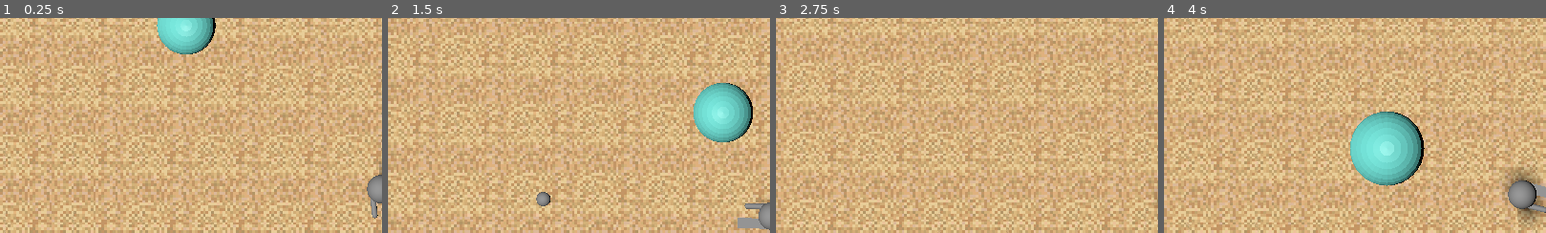
Above: before the commit, frames 1-4 (left to right).
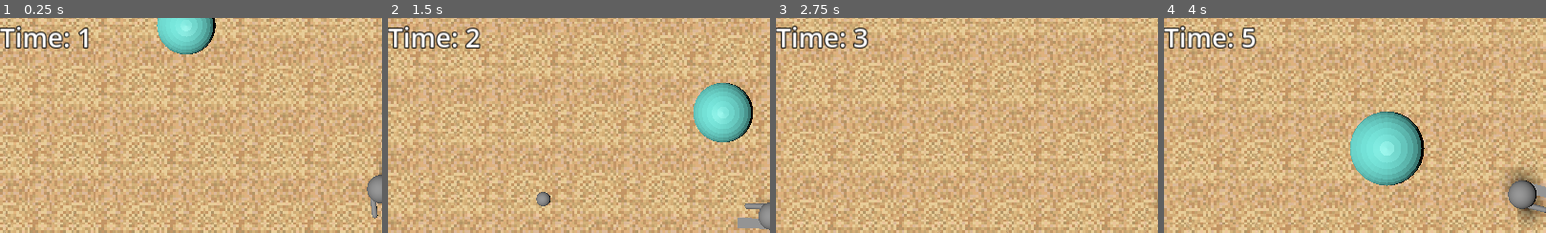
Above: after the commit, the same moments.

Repository: BlackBarman/GGJ_2025
Game: Godot game, scene res://Levels/level.tscn
Same seed, same stepped clock (60 frames per second), same inputs: the game is played once before the commit and once after it.
Inputs (mouse positions are % of the whole screen's width and height, from its top left):
- Up to frame 1 (0.25 s): no input
- Up to frame 2 (1.5 s): tap Enter (ui_accept) at 0.5, 0.77 s; move the mouse to (72, 45) at 0.52 s; press the mouse at (72, 45) at 0.53 s; hold Right (ui_right) 0.53-1.28 s; move the mouse to (30, 55) at 1.27 s; release the mouse at (30, 55) at 1.28 s; hold Down (ui_down) from 1.28 s (still down); click (30, 55) at 1.35 s
- Up to frame 3 (2.75 s): tap Enter (ui_accept) at 1.52 s; move the mouse to (60, 28) at 2.02 s; release Down (ui_down) at 2.03 s; press the mouse at (60, 28) at 2.03 s; hold Right (ui_right) from 2.03 s (still down)
- Up to frame 4 (4 s): move the mouse to (45, 70) at 2.77 s; release Right (ui_right) at 2.78 s; release the mouse at (45, 70) at 2.78 s; hold Up (ui_up) 2.78-3.53 s; click (45, 70) at 2.85 s; tap Enter (ui_accept) at 3.02, 3.77 s; move the mouse to (80, 65) at 3.52 s; press the mouse at (80, 65) at 3.53 s; hold Left (ui_left) from 3.53 s (still down)
The pictures show only the part of the screen within x 0-50%, y 9-59%; the shares and areas given below are measured in that part.

The runs differ from the first frame. In frame 1, 1.4% of the frame differs, in the area x 0-24%, y 3-15%; in frame 2, 1.5%; in frame 3, 1.5%, in the area x 0-25%, y 3-15%; in frame 4, 1.5%.

Commit message:
added small timer ui

Diff:
--- a/ggj_2025/LevelIngredients/user_interface.gd
+++ b/ggj_2025/LevelIngredients/user_interface.gd
@@ -4,6 +4,10 @@
 @export var bubble_base_1 : BubbleBase
 @export var bubble_base_2 : BubbleBase
 @export var bubble_base_3 : BubbleBase
+
+var time_elapsed = 1
+
+
 
 # Called when the node enters the scene tree for the first time.
 func _ready() -> void:
@@ -27,7 +31,7 @@
 		$VBoxContainer/VBoxContainer2/BubbleBase2Size.value = bubble_base_2.scale.x*100
 	if is_instance_valid(bubble_base_3):
 		$VBoxContainer/VBoxContainer3/BubbleBase3Size.value = bubble_base_3.scale.x*100
-
+	$VBoxContainer/Score2.text = "Time: " + str(time_elapsed)
 
 func _reveal_game_over_screen() -> void:
 	$GameOverScreen.visible = true
@@ -37,3 +41,9 @@
 
 func _on_try_again_button_pressed() -> void:
 	LevelChanger._reload_level()
+
+
+func _on_timer_timeout() -> void:
+	time_elapsed+=1
+	_update_progress_bars()
+	pass # Replace with function body.
--- a/ggj_2025/user_interface.tscn
+++ b/ggj_2025/user_interface.tscn
@@ -41,6 +41,13 @@
 theme_override_constants/outline_size = 6
 theme_override_font_sizes/font_size = 40
 text = "SCORE: 0"
+
+[node name="Score2" type="Label" parent="VBoxContainer"]
+layout_mode = 2
+theme_override_colors/font_outline_color = Color(0, 0, 0, 1)
+theme_override_constants/outline_size = 6
+theme_override_font_sizes/font_size = 40
+text = "Time: 0"
 
 [node name="VBoxContainer" type="VBoxContainer" parent="VBoxContainer"]
 visible = false
@@ -356,9 +363,13 @@
 Sebastiano Zezza - Game Designer
 "
 
+[node name="Timer" type="Timer" parent="."]
+autostart = true
+
 [connection signal="pressed" from="GameOverScreen/VBoxContainer/TryAgainButton" to="." method="_on_try_again_button_pressed"]
 [connection signal="pressed" from="GameOverScreen/VBoxContainer/ShowCreditsButton" to="PauseScreen" method="_on_show_credits_button_pressed"]
 [connection signal="pressed" from="PauseScreen/VBoxContainer/ResumeButton" to="PauseScreen" method="_on_resume_button_pressed"]
 [connection signal="pressed" from="PauseScreen/VBoxContainer/RestartButton" to="PauseScreen" method="_on_restart_button_pressed"]
 [connection signal="pressed" from="PauseScreen/VBoxContainer/ShowControlsButton" to="PauseScreen" method="_on_show_controls_button_pressed"]
 [connection signal="pressed" from="PauseScreen/VBoxContainer/ShowCreditsButton" to="PauseScreen" method="_on_show_credits_button_pressed"]
+[connection signal="timeout" from="Timer" to="." method="_on_timer_timeout"]
